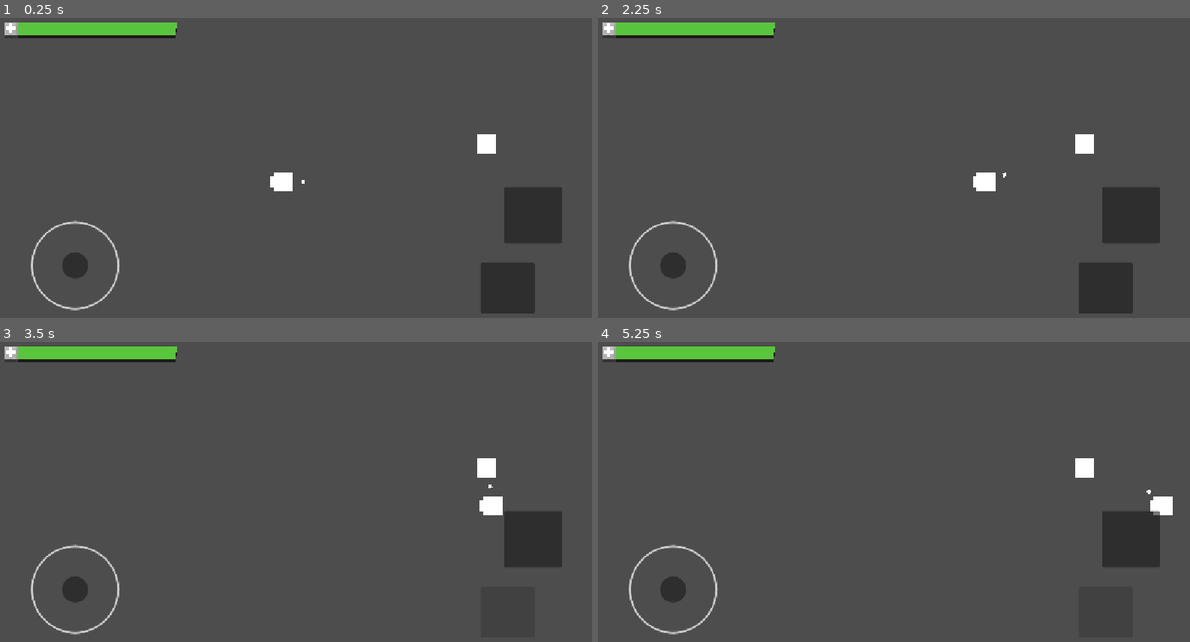
Above: before the commit, frames 1-4 (two rows, left to right).
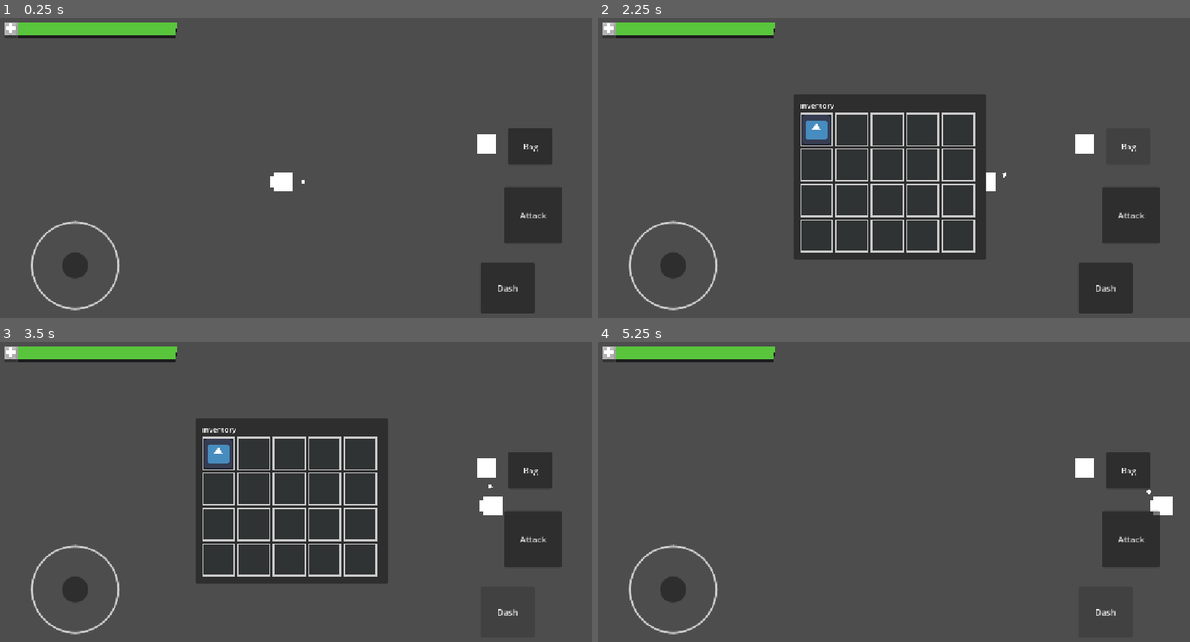
Above: after the commit, the same moments.

Repository: JPAF1017/Rogue-Recreation-Mobile
Game: Godot game, scene res://Levels/test_level.tscn
Two runs of this game, one before a commit and one after it. Both use one fixed random seed, a clock stepped at 60 frames per second and the inputs below. The engine's default icon, where the game draws it, is replaced by a stand-in: a white triangle on a blue panel in a dark square.
Inputs (mouse positions are in pixels of both pictures, inside the frame that each line leads up to):
- Up to frame 1 (0.25 s): no input
- Up to frame 2 (2.25 s): click (1107, 288) at 0.5 s; click (1130, 216) at 1.25 s; click (1130, 147) at 2 s, where only the run after the commit has a clickable "Bag"
- Up to frame 3 (3.5 s): click (509, 612) at 2.75 s
- Up to frame 4 (5.25 s): click (1130, 540) at 3.5 s; click (1130, 471) at 4.25 s, where only the run after the commit has a clickable "Bag"; click (1107, 612) at 5 s

The runs differ from the first frame. In frame 1, 1.0% of the frame differs, in the area x 84-94%, y 36-92%; in frame 2, 18%; in frame 3, 19%, in the area x 33-94%, y 25-92%; in frame 4, 1.0%.

Commit message:
inventory system is now somewhat functional

Diff:
--- a/Components/Scripts/inventory_component.gd
+++ b/Components/Scripts/inventory_component.gd
@@ -28,7 +28,6 @@
 
 	var remaining: int = amount
 
-	## 1. Try to stack in existing slots first
 	if item.is_stackable:
 		for i in range(capacity):
 			if slots[i].can_stack_with(item):
@@ -37,7 +36,6 @@
 				if remaining <= 0:
 					break
 
-	## 2. Fill empty slots with the remainder
 	if remaining > 0:
 		for i in range(capacity):
 			if slots[i].is_empty():
@@ -114,3 +112,32 @@
 	slot_updated.emit(index_a, slots[index_a])
 	slot_updated.emit(index_b, slots[index_b])
 	inventory_updated.emit()
+
+
+func move_slot(from_index: int, to_index: int) -> void:
+	if from_index == to_index:
+		return
+	if from_index < 0 or from_index >= capacity or to_index < 0 or to_index >= capacity:
+		return
+
+	var source_slot: InventorySlotData = slots[from_index]
+	var dest_slot: InventorySlotData = slots[to_index]
+
+	if source_slot.is_empty():
+		return
+
+	if dest_slot.is_empty():
+		swap_slots(from_index, to_index)
+		return
+
+	if dest_slot.can_stack_with(source_slot.item):
+		var remainder: int = dest_slot.add_quantity(source_slot.quantity)
+		source_slot.quantity = remainder
+		if source_slot.quantity <= 0:
+			source_slot.clear()
+
+		slot_updated.emit(from_index, source_slot)
+		slot_updated.emit(to_index, dest_slot)
+		inventory_updated.emit()
+	else:
+		swap_slots(from_index, to_index)
--- a/Entities/player.tscn
+++ b/Entities/player.tscn
@@ -17,6 +17,10 @@
 [ext_resource type="PackedScene" uid="uid://dk6fd1m4kaxyx" path="res://SceneAssets/Projectiles/sample_melee_slash.tscn" id="15_25cb4"]
 [ext_resource type="PackedScene" uid="uid://cuvnodo75tsd6" path="res://Components/GameLogic/projectile_shooter_component.tscn" id="16_uck12"]
 [ext_resource type="PackedScene" uid="uid://wjq6mdwx3nga" path="res://SceneAssets/Projectiles/sample_range_projectile.tscn" id="17_mat3c"]
+[ext_resource type="PackedScene" uid="uid://2espdxh4ccml" path="res://Components/GameLogic/equipment_component.tscn" id="18_v3fwn"]
+[ext_resource type="PackedScene" uid="uid://bw3opkqnxtsvr" path="res://Components/GameLogic/inventory_component.tscn" id="19_f8jwp"]
+[ext_resource type="Script" uid="uid://5mua3drhkf6n" path="res://Components/Scripts/item_data.gd" id="20_x5h13"]
+[ext_resource type="Resource" uid="uid://dl6jn2wodlk6g" path="res://Resources/Items/sword_iron.tres" id="21_o0d5x"]
 
 [sub_resource type="RectangleShape2D" id="RectangleShape2D_1a03h"]
 size = Vector2(36, 36)
@@ -120,3 +124,12 @@
 rotator_component = NodePath("../RotatorComponent")
 target_detector = NodePath("../TargetDetectorComponent")
 flipper_component = NodePath("../FlipperComponent")
+
+[node name="EquipmentComponent" parent="." unique_id=760347347 node_paths=PackedStringArray("inventory", "melee_attack_component", "projectile_shooter_component") instance=ExtResource("18_v3fwn")]
+inventory = NodePath("../InventoryComponent")
+melee_attack_component = NodePath("../MeleeAttackComponent")
+projectile_shooter_component = NodePath("../ProjectileShooterComponent")
+main_hand_item = ExtResource("21_o0d5x")
+
+[node name="InventoryComponent" parent="." unique_id=2016937349 instance=ExtResource("19_f8jwp")]
+starting_items = Array[ExtResource("20_x5h13")]([ExtResource("21_o0d5x")])
--- a/UI/Scripts/inventory_grid.gd
+++ b/UI/Scripts/inventory_grid.gd
@@ -32,6 +32,7 @@
 		slot_grid.add_child(slot_ui)
 		slot_ui.setup(i)
 		slot_ui.slot_pressed.connect(_on_slot_clicked)
+		slot_ui.slot_dropped.connect(_on_slot_dropped) # <--- Connect drop event
 		slot_ui.update_slot(inventory_component.slots[i])
 		_slot_ui_nodes.append(slot_ui)
 
@@ -52,8 +53,12 @@
 	if slot.is_empty():
 		return
 
-	## Left click / Tap: Equip item if it's equipment
 	if button_index == MOUSE_BUTTON_LEFT:
 		if equipment_component and slot.item.item_type == ItemData.ItemType.EQUIPMENT:
 			equipment_component.equip(slot.item)
 			print("Equipped: %s" % slot.item.name)
+
+
+func _on_slot_dropped(from_index: int, to_index: int) -> void:
+	if inventory_component:
+		inventory_component.move_slot(from_index, to_index)
--- a/UI/Scripts/item_slot.gd
+++ b/UI/Scripts/item_slot.gd
@@ -2,12 +2,16 @@
 extends PanelContainer
 
 signal slot_pressed(slot_index: int, mouse_button: int)
+signal slot_dropped(from_index: int, to_index: int)
 
 @onready var icon_rect: TextureRect = $MarginContainer/Icon
 @onready var quantity_label: Label = $MarginContainer/Quantity
 
 var slot_index: int = -1
 var slot_data: InventorySlotData
+
+var _is_pressed: bool = false
+var _drag_started: bool = false
 
 
 func setup(index: int) -> void:
@@ -32,5 +36,52 @@
 
 
 func _gui_input(event: InputEvent) -> void:
-	if event is InputEventMouseButton and event.is_pressed():
-		slot_pressed.emit(slot_index, event.button_index)
+	if event is InputEventMouseButton:
+		if event.is_pressed():
+			_is_pressed = true
+			_drag_started = false
+		else:
+			if _is_pressed and not _drag_started:
+				slot_pressed.emit(slot_index, event.button_index)
+			_is_pressed = false
+			_drag_started = false
+
+
+func _notification(what: int) -> void:
+	if what == NOTIFICATION_DRAG_END:
+		_drag_started = false
+		_is_pressed = false
+
+
+func _get_drag_data(_at_position: Vector2) -> Variant:
+	if not slot_data or slot_data.is_empty():
+		return null
+
+	_drag_started = true
+
+	var preview_texture := TextureRect.new()
+	preview_texture.texture = slot_data.item.icon
+	preview_texture.expand_mode = TextureRect.EXPAND_IGNORE_SIZE
+	preview_texture.stretch_mode = TextureRect.STRETCH_KEEP_ASPECT_CENTERED
+	preview_texture.custom_minimum_size = size
+	preview_texture.modulate = Color(1.0, 1.0, 1.0, 0.8)
+
+	var preview_holder := Control.new()
+	preview_holder.add_child(preview_texture)
+	preview_texture.position = -size * 0.5
+	set_drag_preview(preview_holder)
+
+	return {
+		"origin_slot_index": slot_index,
+		"item": slot_data.item
+	}
+
+
+func _can_drop_data(_at_position: Vector2, data: Variant) -> bool:
+	return data is Dictionary and data.has("origin_slot_index")
+
+
+func _drop_data(_at_position: Vector2, data: Variant) -> void:
+	if _can_drop_data(_at_position, data):
+		var from_index: int = data["origin_slot_index"]
+		slot_dropped.emit(from_index, slot_index)
--- a/UI/Scripts/touch_controls.gd
+++ b/UI/Scripts/touch_controls.gd
@@ -1,16 +1,33 @@
 extends Control
 
 @onready var health_bar: HealthBarComponent = $CanvasLayer/PlayerHealthBar
+@onready var inventory_grid: InventoryGridUI = $CanvasLayer/InventoryGrid
 @onready var dash_button: Button = $DashButton
 @onready var attack_button: Button = $AttackButton
+@onready var inventory_button: Button = $InventoryButton # Or $CanvasLayer/InventoryButton if placed under CanvasLayer
 
 func _ready() -> void:
+	# Start with inventory hidden
+	if inventory_grid:
+		inventory_grid.visible = false
+
+	# Connect toggle button
+	if inventory_button:
+		inventory_button.pressed.connect(toggle_inventory)
+
 	var player = get_tree().get_first_node_in_group("player")
 	if not player:
 		return
 
 	if player.health_component:
 		health_bar.setup(player.health_component)
+
+	# --- Connect Inventory & Equipment UI ---
+	var inventory: InventoryComponent = player.get_node_or_null("InventoryComponent")
+	var equipment: EquipmentComponent = player.get_node_or_null("EquipmentComponent")
+	if inventory_grid and inventory:
+		inventory_grid.equipment_component = equipment
+		inventory_grid.bind_inventory(inventory)
 
 	var dash_component: DashComponent = player.get_node_or_null("DashComponent")
 	if dash_component:
@@ -23,3 +40,16 @@
 	var shooter: ProjectileShooterComponent = player.get_node_or_null("ProjectileShooterComponent")
 	if shooter:
 		shooter.assign_button(attack_button)
+
+
+func toggle_inventory() -> void:
+	if inventory_grid:
+		inventory_grid.visible = not inventory_grid.visible
+
+
+## (Optional) Allows pressing "I" or "Tab" on PC/Keyboard to toggle
+func _unhandled_input(event: InputEvent) -> void:
+	if event is InputEventKey and event.is_pressed() and not event.is_echo():
+		if event.keycode == KEY_I or event.keycode == KEY_TAB:
+			toggle_inventory()
+			get_viewport().set_input_as_handled()
--- a/UI/touch_controls.tscn
+++ b/UI/touch_controls.tscn
@@ -2,6 +2,7 @@
 
 [ext_resource type="Script" uid="uid://doh7uvhpbou14" path="res://UI/Scripts/touch_controls.gd" id="1_atovs"]
 [ext_resource type="PackedScene" uid="uid://njwbsjio2mve" path="res://Components/UI/player_health_bar.tscn" id="1_wivvl"]
+[ext_resource type="PackedScene" uid="uid://brrxjmqjbvg6n" path="res://UI/inventory_grid.tscn" id="3_wivvl"]
 
 [node name="TouchControls" type="Control" unique_id=1720360131]
 layout_mode = 3
@@ -30,6 +31,7 @@
 offset_top = 489.0
 offset_right = 1042.0
 offset_bottom = 586.0
+text = "Dash"
 
 [node name="AttackButton" type="Button" parent="." unique_id=1030865803]
 layout_mode = 0
@@ -37,6 +39,16 @@
 offset_top = 343.0
 offset_right = 1094.0
 offset_bottom = 452.0
+text = "Attack"
+
+[node name="InventoryButton" type="Button" parent="." unique_id=1132004533]
+texture_filter = 1
+layout_mode = 0
+offset_left = 991.0
+offset_top = 230.0
+offset_right = 1075.742
+offset_bottom = 301.0
+text = "Bag"
 
 [node name="CanvasLayer" type="CanvasLayer" parent="." unique_id=1661106396]
 
@@ -46,3 +58,5 @@
 offset_right = 439.0
 offset_bottom = 312.0
 texture_progress_offset = Vector2(0, 46.175)
+
+[node name="InventoryGrid" parent="CanvasLayer" unique_id=1218931858 instance=ExtResource("3_wivvl")]
